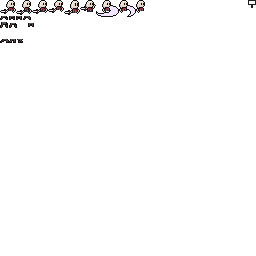
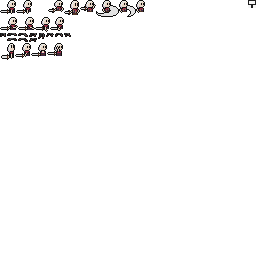
The second 256 × 256 image is a revision of the first. Changes to its layers:
painted on "Layer 12 copy 2" over [56, 10, 78, 15]
removed layer "Layer 11" (1st of 3, in "Armed Idle Right" › "#3") from group "#3" over [38, 0, 47, 9]
removed layer "Layer 13" (1st of 3, in "Armed Idle Right" › "#3") from group "#3" over [32, 9, 40, 14]
removed layer "Layer 11" (2nd of 3, in "Armed Idle Right" › "#2") from group "#2" over [22, 0, 31, 9]
removed layer "Layer 13" (2nd of 3, in "Armed Idle Right" › "#2") from group "#2" over [16, 10, 24, 15]
added layer "Layer 39" in group "#1" over [47, 43, 63, 56]
added layer "Layer 23 copy 3" in group "#1" over [31, 43, 47, 57]
added layer "Layer 23 copy 2" in group "#1" over [15, 43, 31, 58]
painted on "Layer 23" over [0, 16, 31, 37]
added layer "Layer 40" in group "#1" over [38, 33, 45, 39]
added layer "Layer 41" in group "#1" over [1, 43, 15, 60]
painted on "Layer 32" over [127, 6, 135, 16]
added layer "Layer 38 copy 5" in group "#1" over [16, 0, 32, 14]
renamed "Layer 14" to "Layer 38 copy 4", moved it above "Layer 38 copy 3", painted on it over [1, 0, 16, 14]
removed layer "Layer 11" (3rd of 3, in "Armed Idle Right" › "#1") from group "#1" over [6, 0, 15, 9]
removed layer "Layer 13" (3rd of 3, in "Armed Idle Right" › "#1") from group "#1" over [1, 9, 8, 14]
added layer "Layer 38 copy 3" in group "#1" over [35, 17, 50, 32]
added layer "Layer 38 copy 2" in group "#1" over [50, 17, 64, 31]
renamed "Layer 28" to "Layer 38 copy", moved it above "Layer 38", painted on it over [0, 17, 18, 31]
removed layer "Layer 27" from group "#1" over [0, 22, 8, 28]
renamed "Layer 24" to "Layer 38", moved it above "Layer 37", painted on it over [16, 16, 35, 31]
added layer "Layer 37" in group "#1" over [7, 33, 37, 42]
painted on "Layer 30" over [97, 6, 118, 16]
removed layer "Layer 18" from group "#1 copy" over [0, 39, 9, 43]
…and 13 more changes (3 added, 10 removed)
